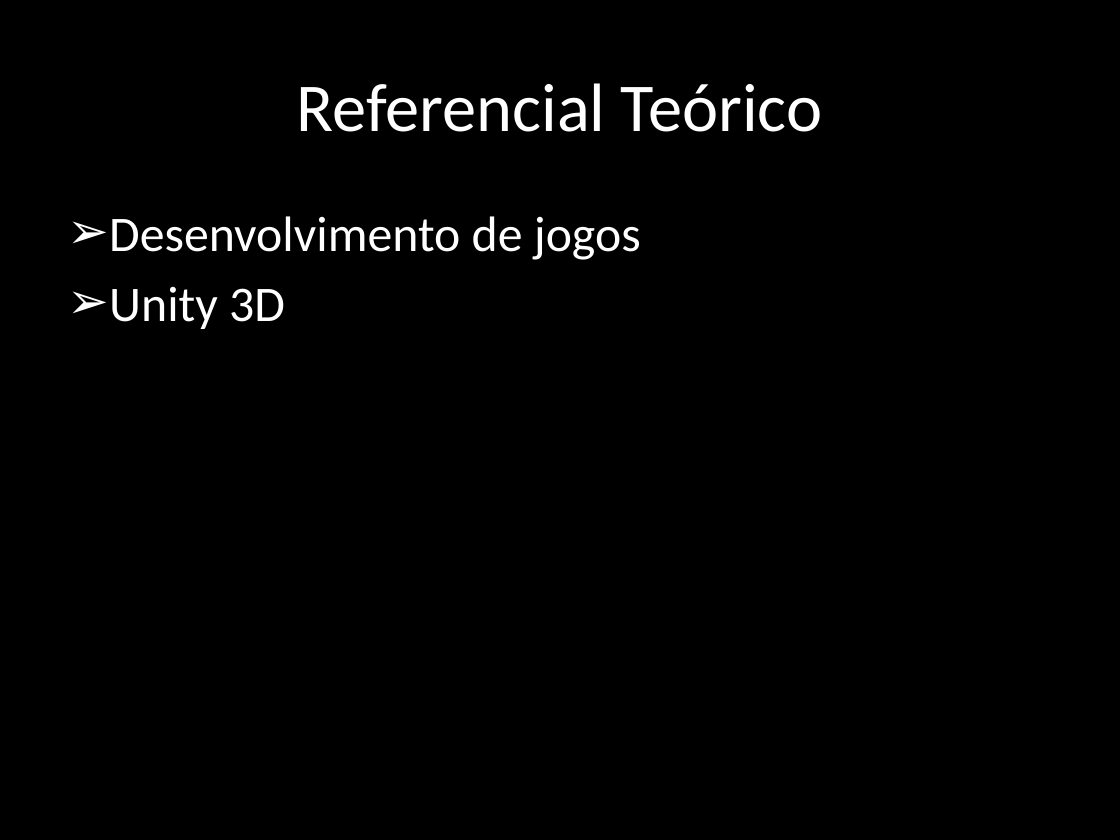
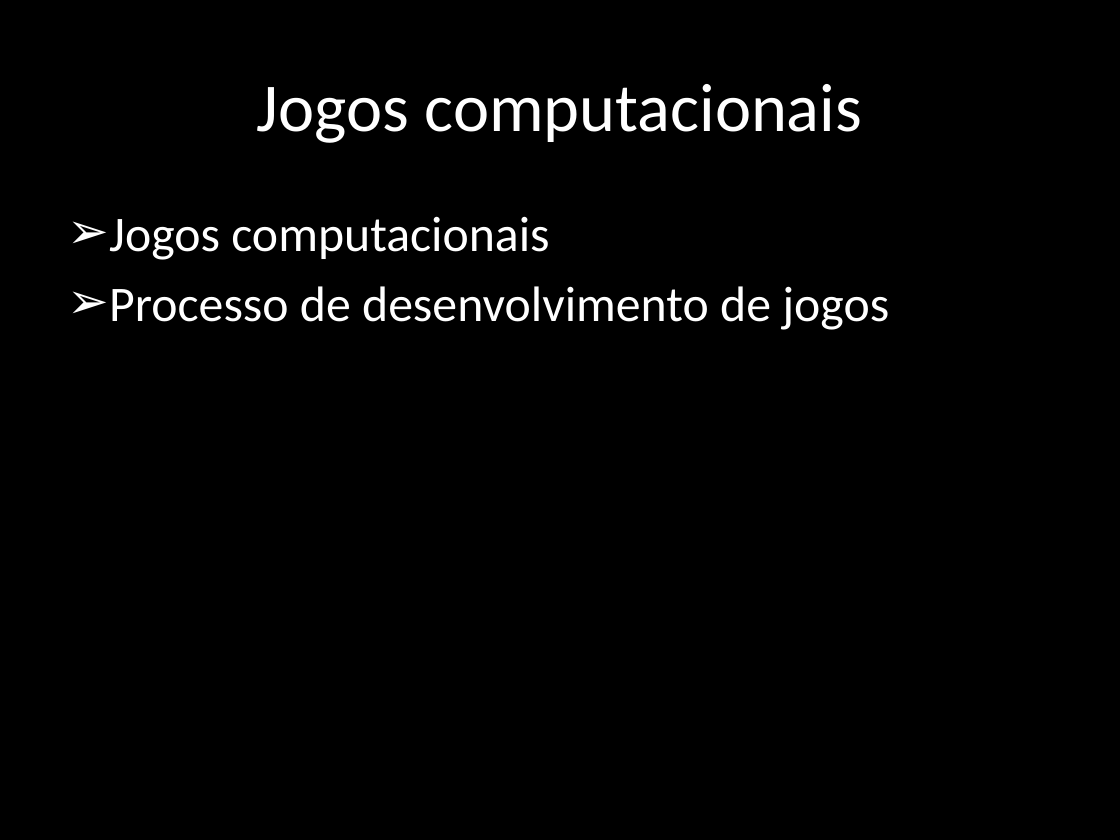
Before and after one commit to rafaelmoura0402/rafaelTCC, a slide deck: slide 10 of pre-projeto/apresentacao.pptx (slide 9 before the commit). Drawn at 1120x840 pixels with LibreOffice and Linux fonts; fonts in the diff are those of the drawing. Boxes give left, top, right and bottom in pixels: in the first picture for what was removed or moved away, otherwise in the second. Text is boxed around its words. In the diff, an @@ line names an element or a change of style, - is before the commit and + after.

```diff
--- a/pre-projeto/apresentacao.pptx
+++ b/pre-projeto/apresentacao.pptx
@@ title at (257, 84, 863, 143): text changed @@
-Referencial Teórico
+Jogos computacionais
@@ text at (109, 216, 889, 330): text changed @@
-➢ Desenvolvimento de jogos
-➢ Unity 3D
+➢ Jogos computacionais
+➢ Processo de desenvolvimento de jogos
```
Also in this commit, not shown: 6 other slides changed, 6 slides added, 5 slides removed.
